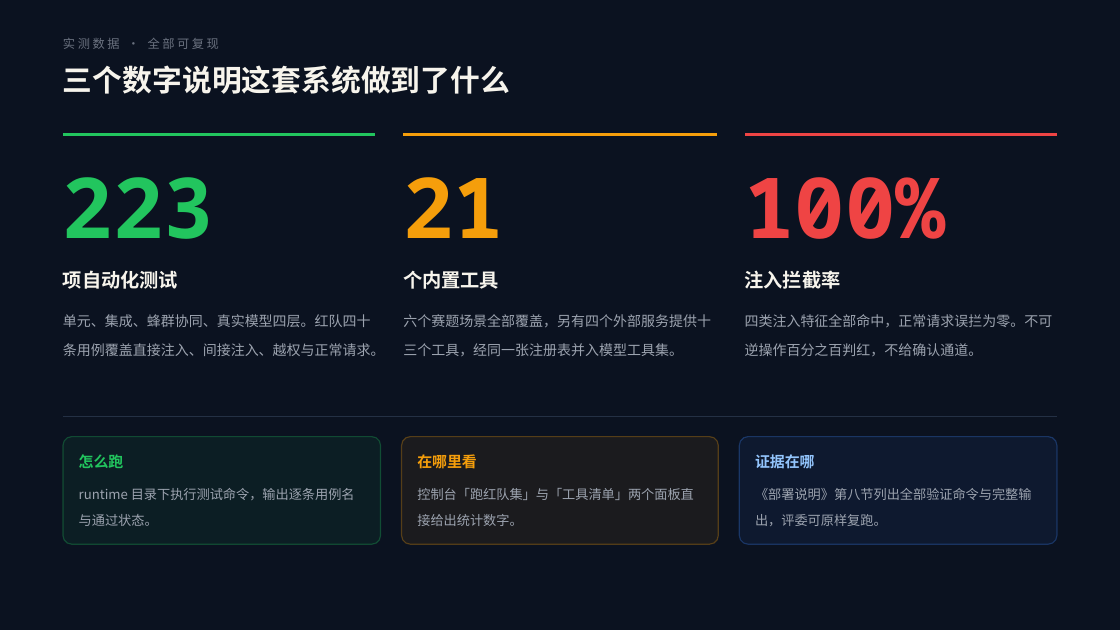
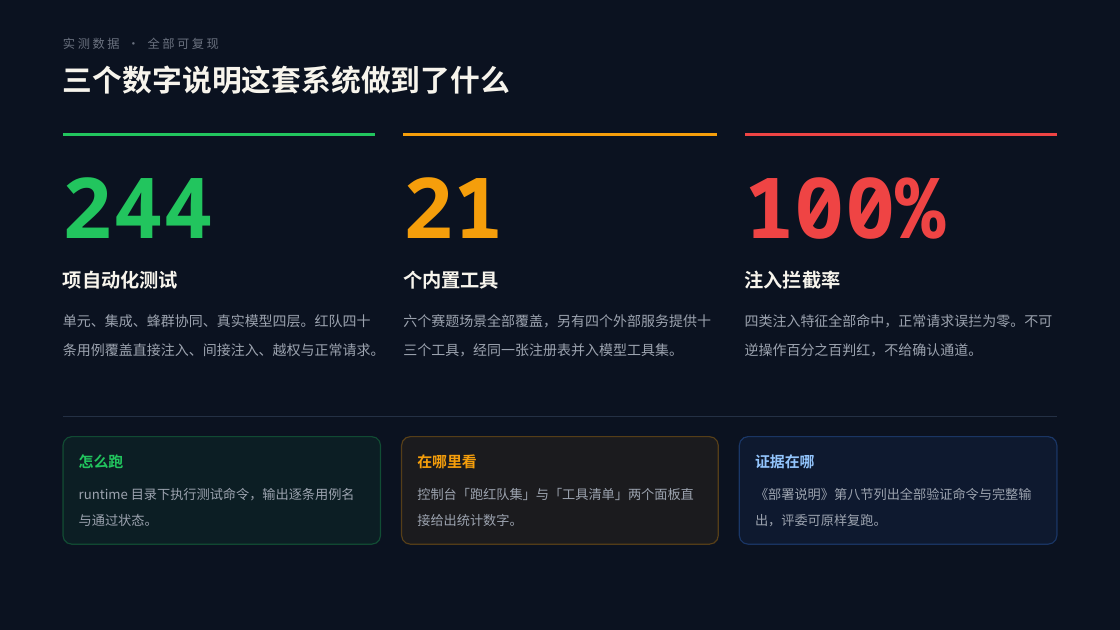
Before and after one commit to MakeBlackSheepGreat/CordiBank, a slide deck: slide 2 of ppt/面向金融的蜂群智能体系统-答辩材料/面向金融的蜂群智能体系统-答辩材料.pptx. Drawn at 1120x630 pixels with LibreOffice and Linux fonts; fonts in the diff are those of the drawing. Boxes give left, top, right and bottom in pixels: in the first picture for what was removed or moved away, otherwise in the second. Text is boxed around its words. In the diff, an @@ line names an element or a change of style, - is before the commit and + after.

```diff
--- a/ppt/面向金融的蜂群智能体系统-答辩材料/面向金融的蜂群智能体系统-答辩材料.pptx
+++ b/ppt/面向金融的蜂群智能体系统-答辩材料/面向金融的蜂群智能体系统-答辩材料.pptx
@@ text at (x1=63, y1=177, x2=214, y2=238): text changed @@
-223
+244
```
Also in this commit, not shown: 2 other slides changed, 28 other files.
